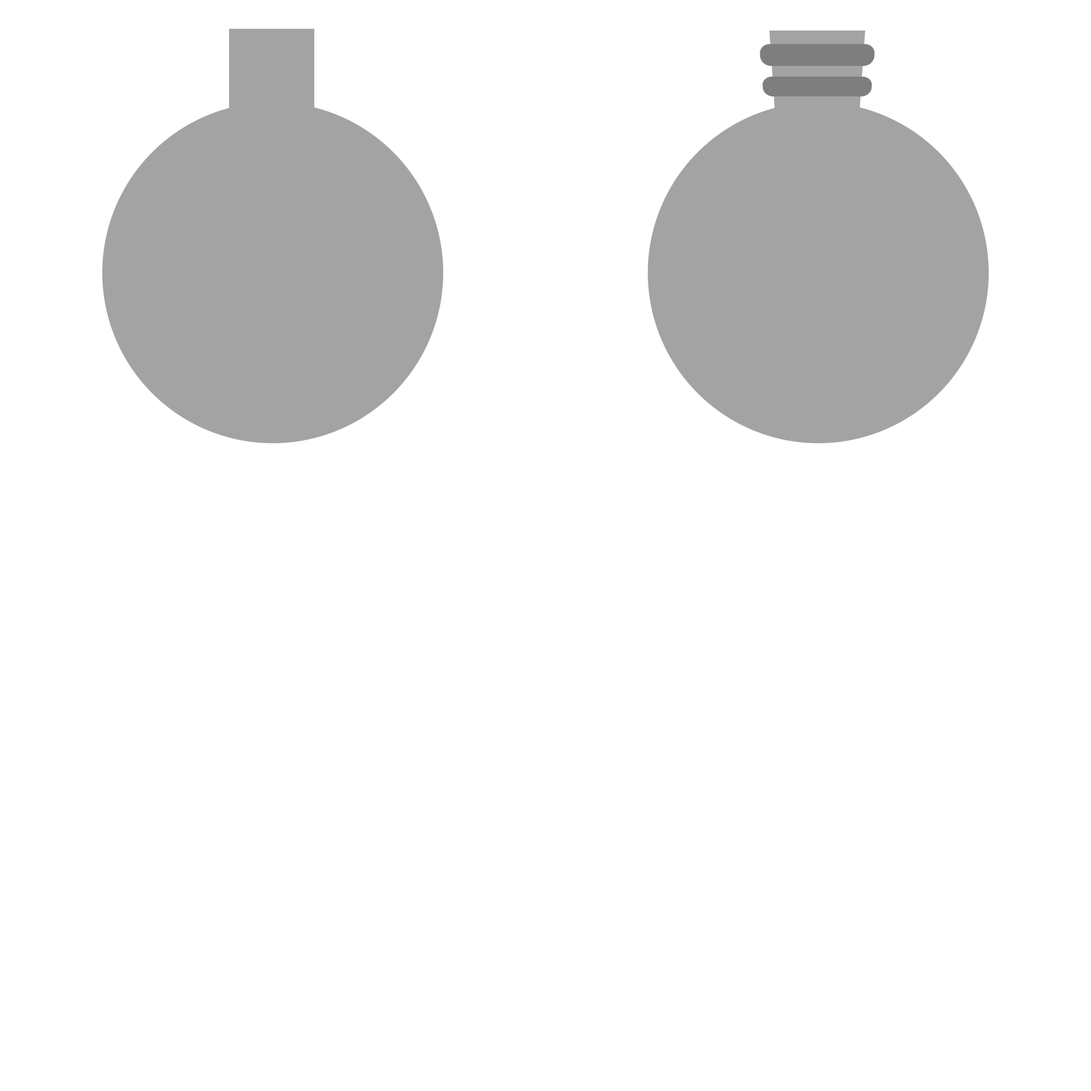
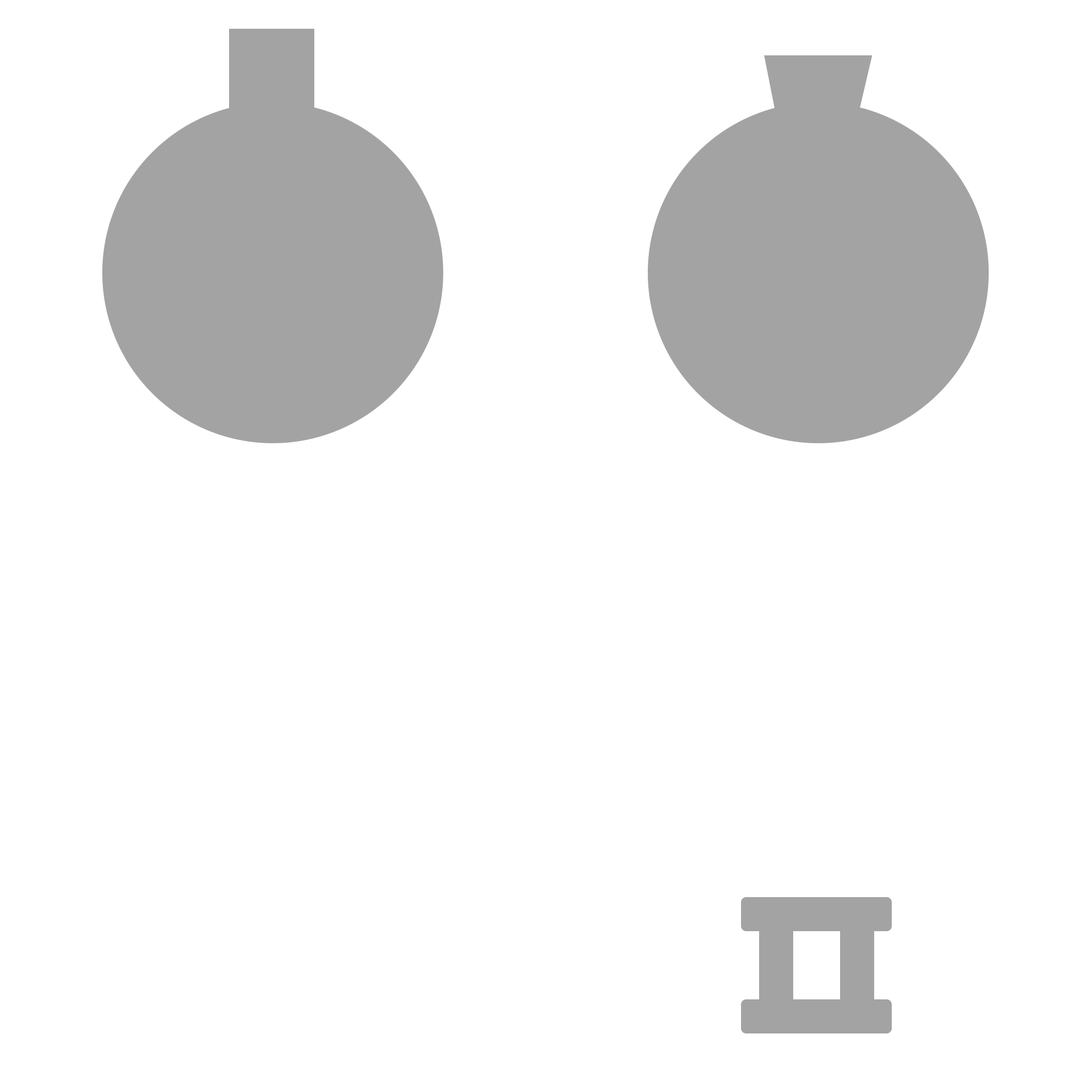
Revision of a layered (1091, 1091) image; what changed, layer by layer:
added layer "II" in group "Tier-2" over <box>741,897,893,1034</box>
painted on "Lager #1" over <box>759,30,876,109</box>
